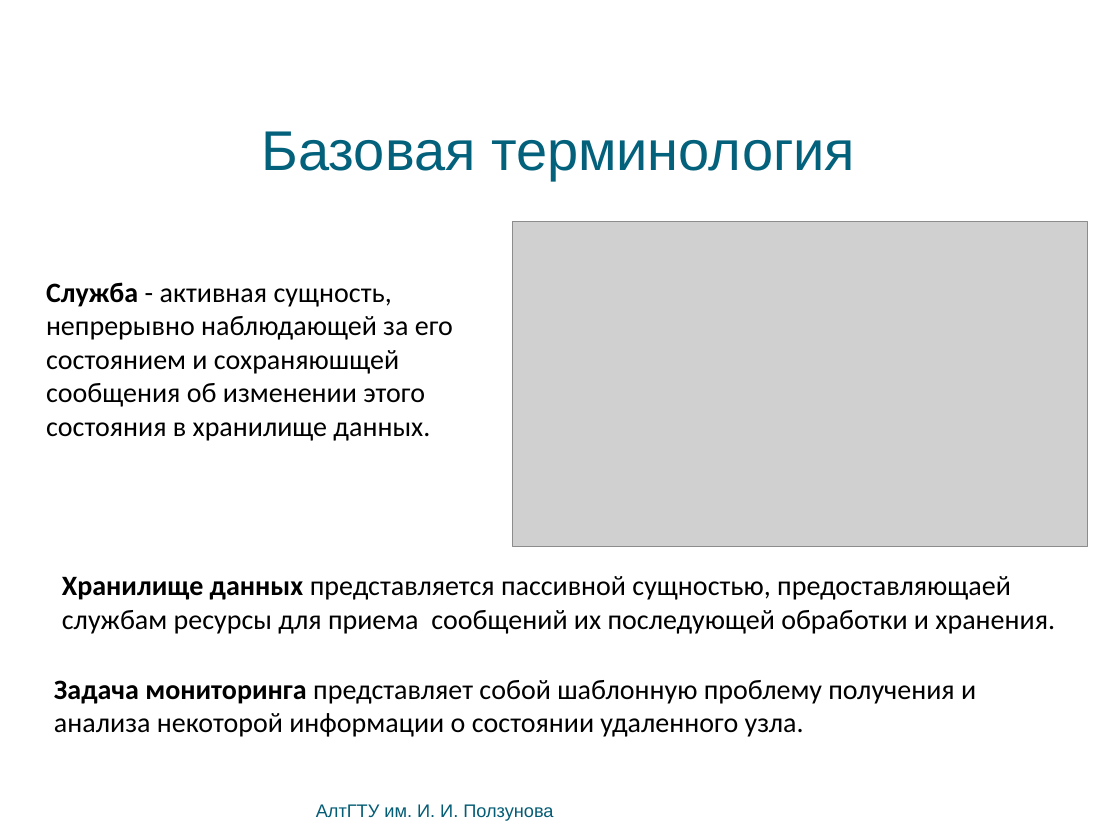
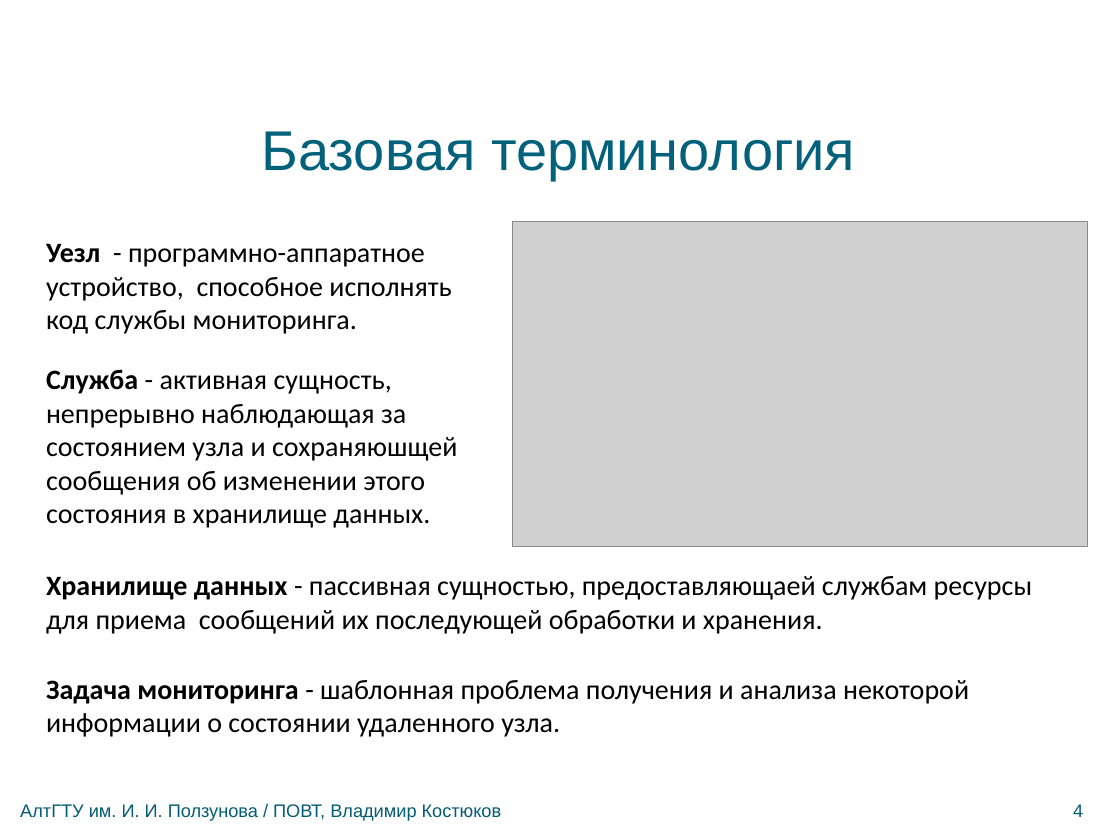
Before and after one commit to bluerain/snoopy, a slide deck: slide 4 of diploma/trunk/ppt/kostyukov.pptx. Drawn at 1120x840 pixels with LibreOffice and Linux fonts; fonts in the diff are those of the drawing; grey boxes stand for pictures; background and template pictures are left out. Boxes give left, top, right and bottom in pixels: in the first picture for what was removed or moved away, otherwise in the second. Text is boxed around its words. In the diff, an @@ line names an element or a change of style, - is before the commit and + after.

```diff
--- a/diploma/trunk/ppt/kostyukov.pptx
+++ b/diploma/trunk/ppt/kostyukov.pptx
@@ text added at (x1=46, y1=243, x2=451, y2=334), 20 pt, text #000000 @@
+Уезл - программно-аппаратное устройство, способное исполнять код службы мониторинга.
@@ text at (x1=46, y1=369, x2=457, y2=528): text changed @@
-Служба - активная сущность, непрерывно наблюдающей за его состоянием и сохраняюшщей сообщения об изменении этого состояния в хранилище данных.
+Служба - активная сущность, непрерывно наблюдающая за состоянием узла и сохраняюшщей сообщения об изменении этого состояния в хранилище данных.
@@ text at (x1=46, y1=576, x2=1032, y2=634): text changed @@
-Хранилище данных представляется пассивной сущностью, предоставляющаей службам ресурсы для приема сообщений их последующей обработки и хранения.
+Хранилище данных - пассивная сущностью, предоставляющаей службам ресурсы для приема сообщений их последующей обработки и хранения.
@@ text at (x1=46, y1=680, x2=969, y2=737): text changed @@
-Задача мониторинга представляет собой шаблонную проблему получения и анализа некоторой информации о состоянии удаленного узла.
+Задача мониторинга - шаблонная проблема получения и анализа некоторой информации о состоянии удаленного узла.
@@ text at (x1=20, y1=804, x2=502, y2=821): text changed @@
-АлтГТУ им. И. И. Ползунова
+АлтГТУ им. И. И. Ползунова / ПОВТ, Владимир Костюков
@@ text added at (x1=1073, y1=804, x2=1083, y2=817), 13 pt, text #045C75 @@
+4
```
Also in this commit, not shown: 18 other slides changed, 1 slide added, 1 slide removed, 2 other files.
